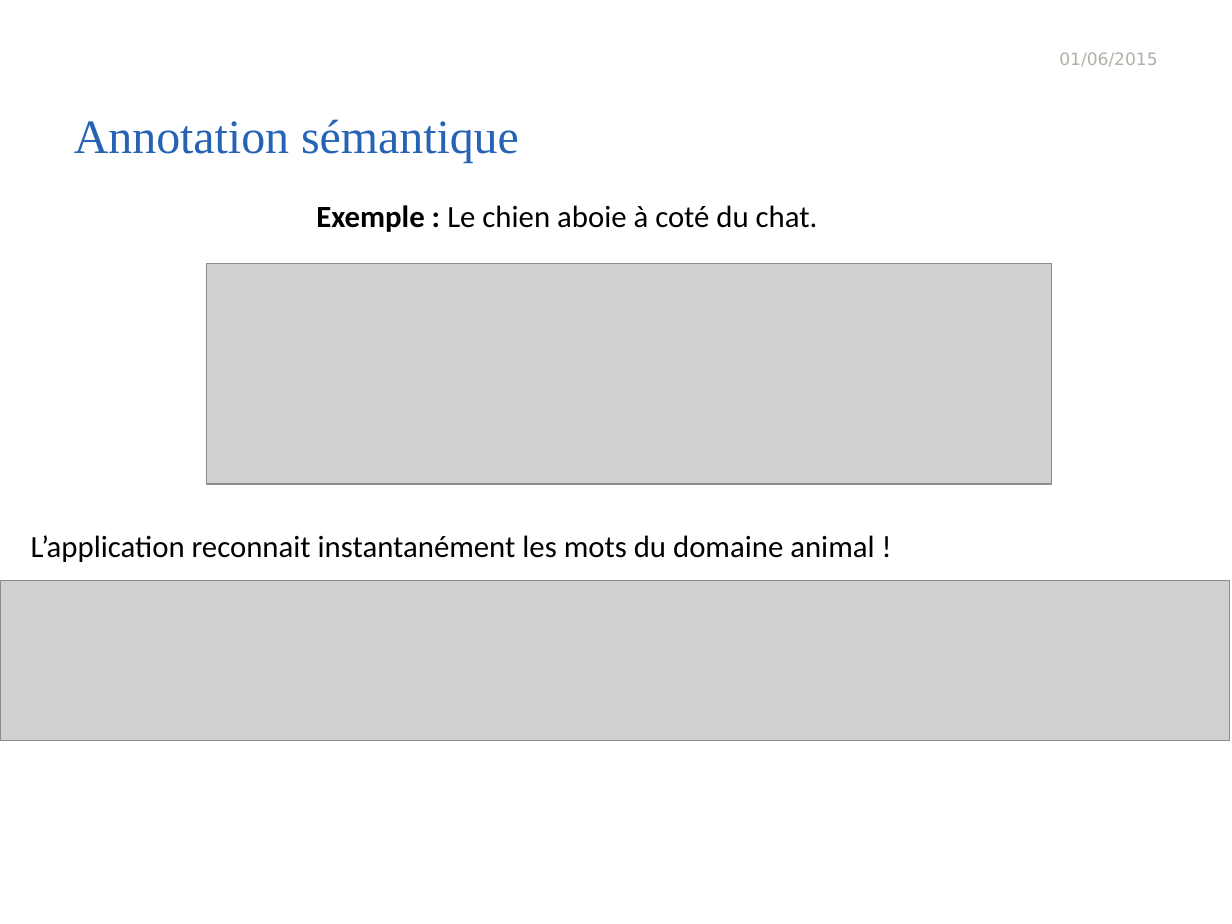
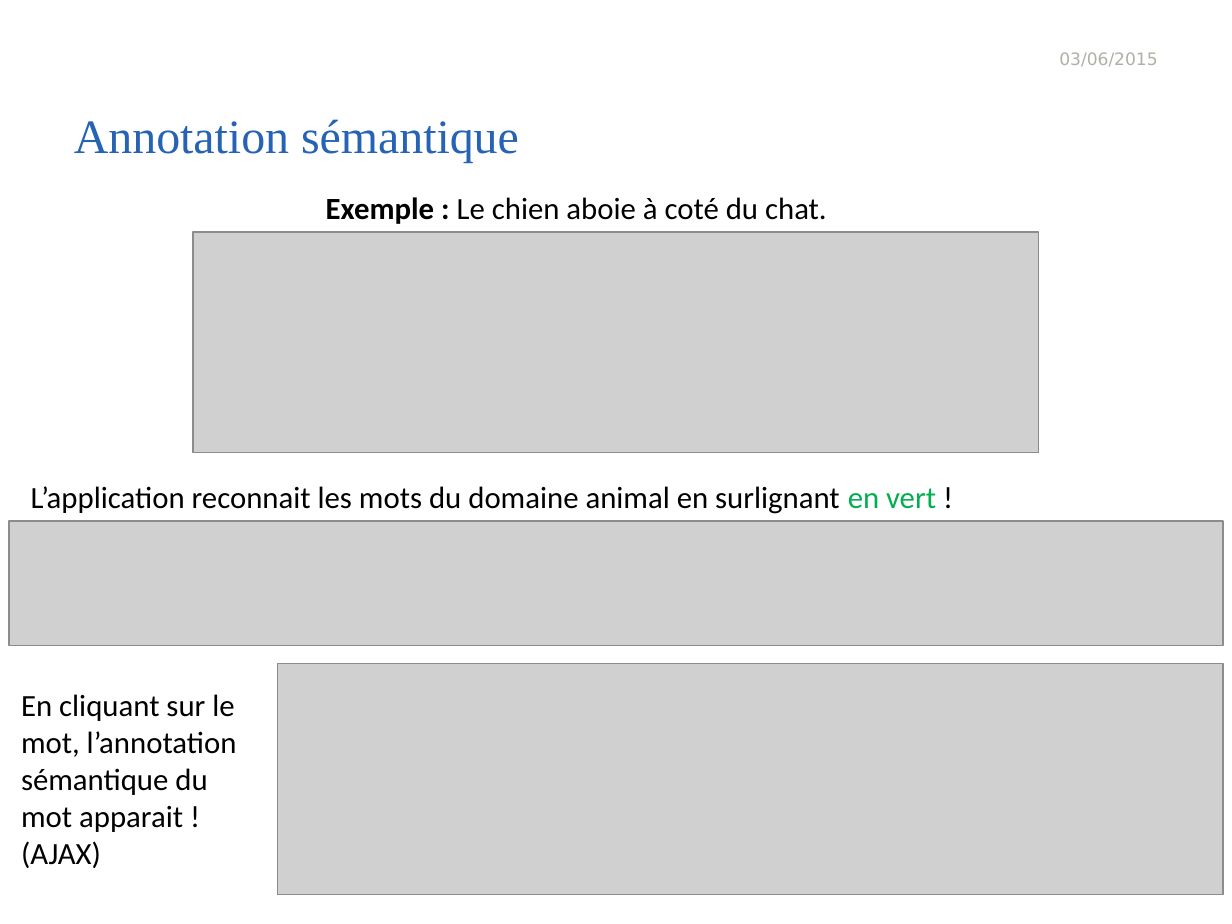
Before and after one commit to wael54/ProjetTER, a slide deck: slide 12 of Presentation_TER.pptx. Drawn at 1232x924 pixels with LibreOffice and Linux fonts; fonts in the diff are those of the drawing; grey boxes stand for pictures; background and template pictures are left out. Boxes give left, top, right and bottom in pixels: in the first picture for what was removed or moved away, otherwise in the second. Text is boxed around its words. In the diff, an @@ line names an element or a change of style, - is before the commit and + after.

```diff
--- a/Presentation_TER.pptx
+++ b/Presentation_TER.pptx
@@ text at bbox=[1059, 52, 1157, 67]: text changed @@
-01/06/2015
+03/06/2015
@@ text "Exemple : Le chien aboie ...": place and size @@
-text "Exemple : Le chien aboie ..." at bbox=[316, 205, 818, 232]
+text "Exemple : Le chien aboie ..." at bbox=[326, 197, 827, 224]
@@ picture: place and size @@
-picture at bbox=[206, 264, 1051, 484]
+picture at bbox=[193, 232, 1039, 452]
@@ text at bbox=[31, 486, 936, 514]: text changed @@
-L’application reconnait instantanément les mots du domaine animal !
+L’application reconnait les mots du domaine animal en surlignant en vert !
@@ picture added at bbox=[9, 521, 1222, 646] @@
@@ picture removed at bbox=[0, 580, 1230, 740] @@
@@ picture added at bbox=[277, 664, 1223, 896] @@
@@ text added at bbox=[21, 694, 237, 868], 18 pt, text #000000 @@
+En cliquant sur le mot, l’annotation sémantique du mot apparait !
+(AJAX)
```
Also in this commit, not shown: 2 other slides changed, 4 slides added, 8 other files.
